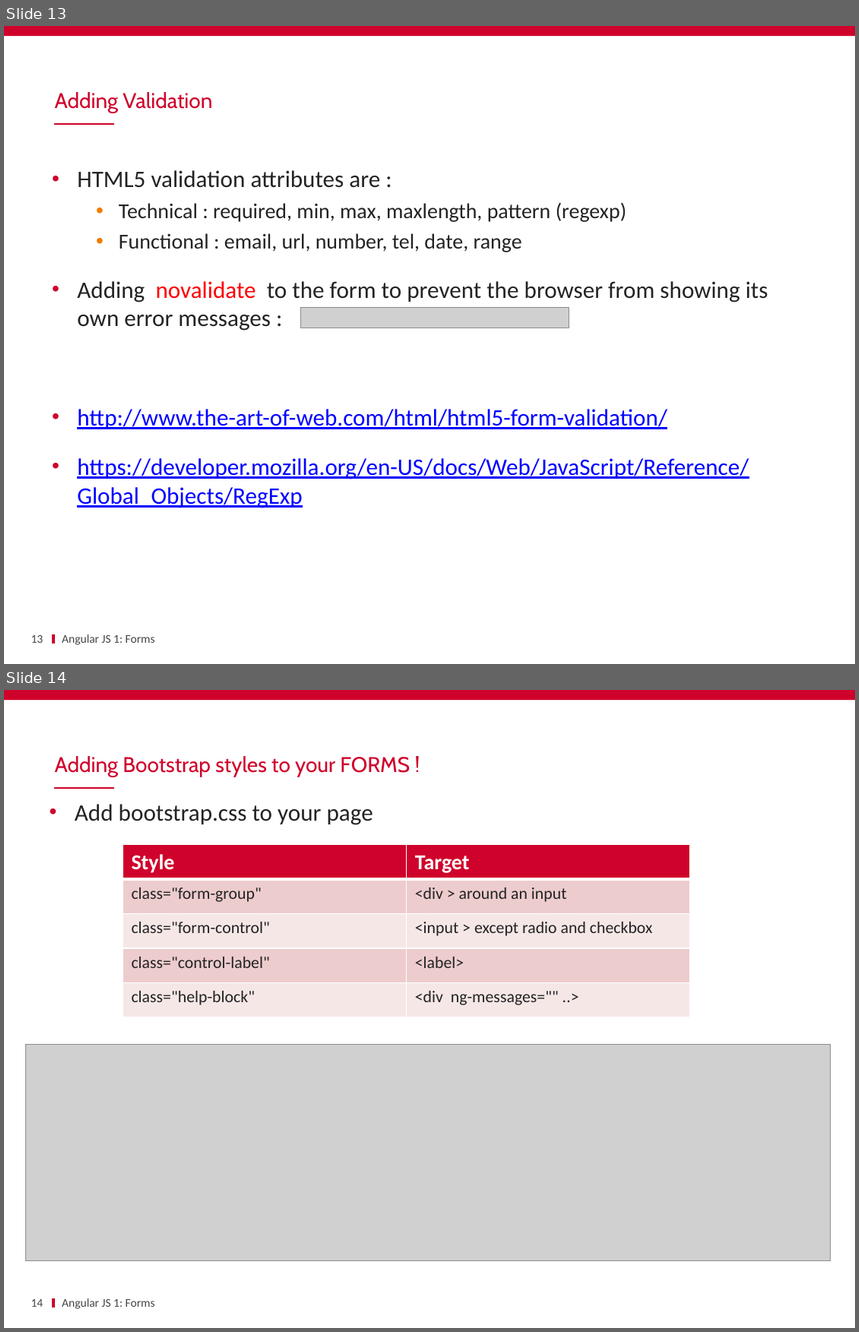
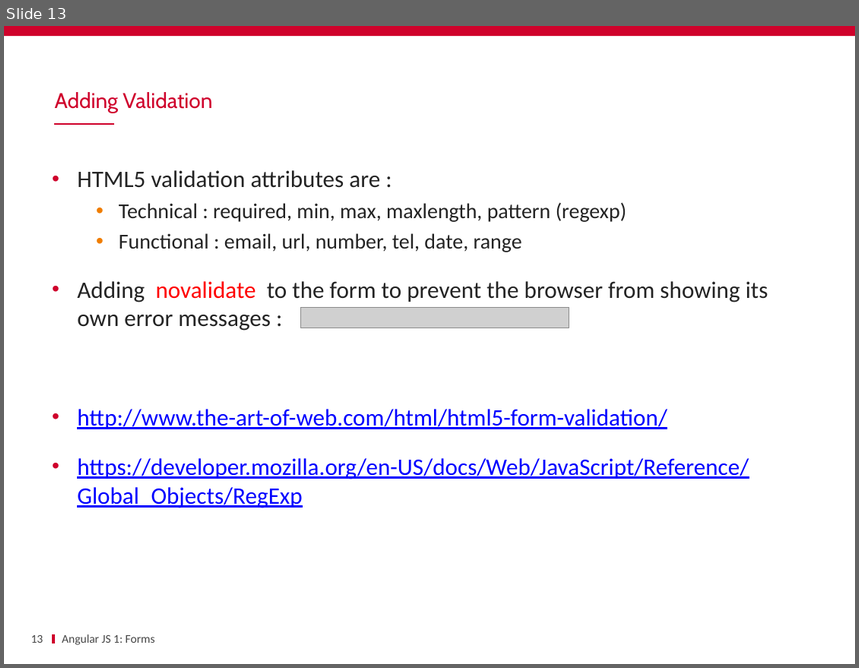
Before and after one commit to ycintre/formation-angularjs, a slide deck: 07 Forms & Validation/Forms & Validation.pptx. Shown one above the other, each under a label of ours: slides 13 and 14 before the commit, slide 13 after it. The pictures are 859x1332 and 859x668 pixels, drawn with LibreOffice and Linux fonts; fonts in the diff are those of the drawing; grey boxes stand for pictures; background and template pictures are left out. Boxes give left, top, right and bottom in pixels: in the first picture for what was removed or moved away, otherwise in the second. Text is boxed around its words. In the diff, an @@ line names an element or a change of style, - is before the commit and + after.

Commit message:
fix(form): improve ppt

```diff
--- a/07 Forms & Validation/Forms & Validation.pptx
+++ b/07 Forms & Validation/Forms & Validation.pptx
@@ slide 14 removed at (4,690,855,1328), background #FFFFFF; not listed: 3 template elements that a slide beside it also shows @@
@@ text removed at (55,756,410,777) @@
-Adding Bootstrap styles to your FORMS !
@@ text removed at (75,804,373,825) @@
-• Add bootstrap.css to your page
@@ table removed at (123,845,690,1018), 5 rows, 2 columns @@
-Style | Target
-class="form-group" | <div > around an input
-class="form-control" | <input > except radio and checkbox
-class="control-label" | <label>
-class="help-block" | <div ng-messages="" ..>
@@ picture removed at (26,1045,831,1262) @@
@@ page number removed at (31,1300,44,1307) @@
-14
@@ text removed at (62,1299,155,1309) @@
-Angular JS 1: Forms
```
Also in this commit, not shown: 4 slides changed, 7 other slides removed.
